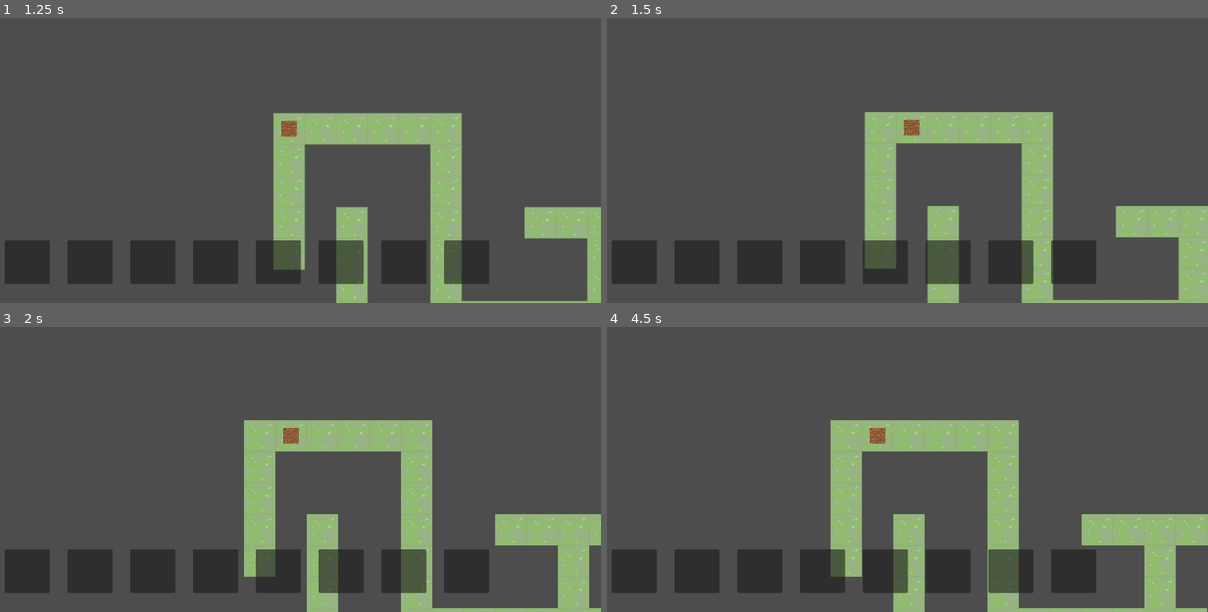
Above: before the commit, frames 1-4 (two rows, left to right).
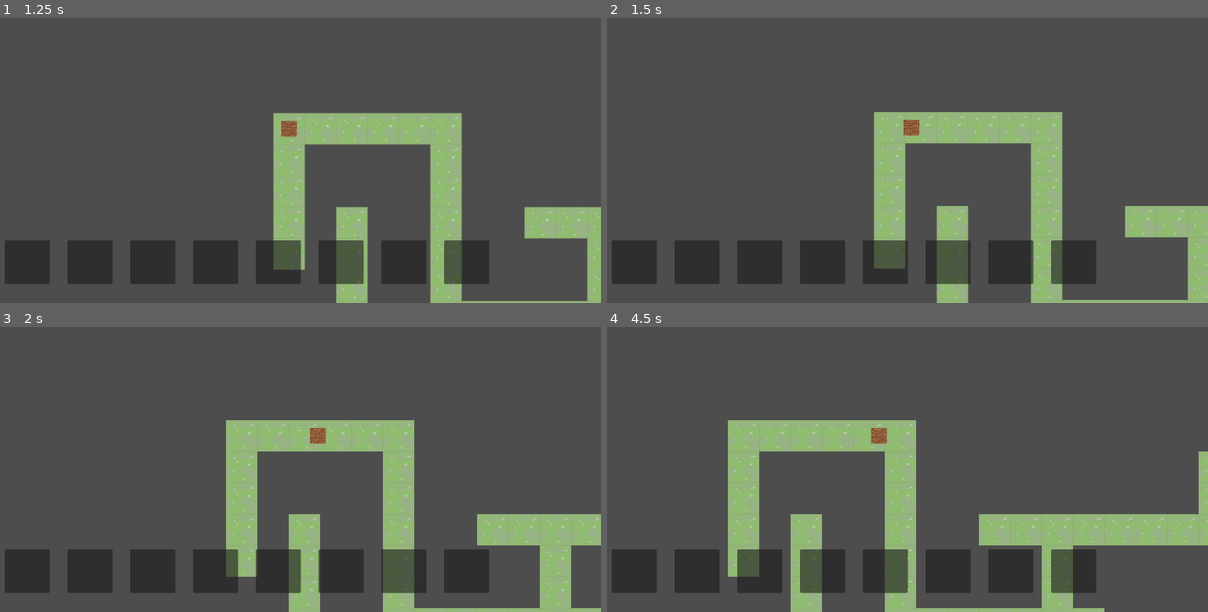
Above: after the commit, the same moments.

Repository: Flash-Night/ld58
Game: Godot game, scene res://main.tscn
Two runs of this game, one before a commit and one after it. Both use one fixed random seed, a clock stepped at 60 frames per second and the inputs below.
Inputs:
- Up to frame 1 (1.25 s): click "START" at 0.5 s
- Up to frame 2 (1.5 s): hold Right (ui_right) from 1.28 s (still down)
- Up to frame 3 (2 s): keep holding Right (ui_right)
- Up to frame 4 (4.5 s): release Right (ui_right) at 2.03 s; hold Down (ui_down) 2.03-2.78 s; hold Right (ui_right) 2.78-3.53 s; hold Up (ui_up) 3.53-4.28 s; hold Left (ui_left) from 4.28 s (still down)

Frame 1 is identical in both runs. In frame 2, 6.1% of the frame differs, in the area x 42-100%, y 32-100%; in frame 3, 11%; in frame 4, 19%, in the area x 20-100%, y 32-100%.

Commit message:
create monster layer

Diff:
--- a/game.tscn
+++ b/game.tscn
@@ -1,7 +1,8 @@
-[gd_scene load_steps=4 format=4 uid="uid://cppyyv1etyp1c"]
+[gd_scene load_steps=5 format=4 uid="uid://cppyyv1etyp1c"]
 
 [ext_resource type="TileSet" uid="uid://ct4qtskumin4" path="res://map/maptile.tres" id="1_80nbo"]
 [ext_resource type="PackedScene" uid="uid://crn883haovaie" path="res://player.tscn" id="1_e2o6t"]
+[ext_resource type="Script" uid="uid://4mgk2t02rju7" path="res://monster_layer.gd" id="2_fc0e3"]
 [ext_resource type="PackedScene" uid="uid://5rp7htiqtlyd" path="res://camera_ui.tscn" id="3_feb5d"]
 
 [node name="Game" type="Node2D"]
@@ -9,6 +10,10 @@
 [node name="Player" parent="." instance=ExtResource("1_e2o6t")]
 z_index = 1
 
+[node name="MonsterLayer" type="Node2D" parent="."]
+z_index = 1
+script = ExtResource("2_fc0e3")
+
 [node name="Map" type="TileMapLayer" parent="."]
 tile_map_data = PackedByteArray("AAAAAAAAAAAAAAAAAAABAAAAAAAAAAAAAAACAAAAAAAAAAAAAAADAAAAAAAAAAAAAAAEAAAAAAAAAAAAAAAFAA …(848 unchanged characters)…
 tile_set = ExtResource("1_80nbo")
--- /dev/null
+++ b/monster.gd
@@ -0,0 +1 @@
+extends Node2D
--- /dev/null
+++ b/monster.tscn
@@ -0,0 +1,6 @@
+[gd_scene load_steps=2 format=3 uid="uid://canlrp32scija"]
+
+[ext_resource type="Script" uid="uid://sokpu5qrhrvu" path="res://monster.gd" id="1_s3gyj"]
+
+[node name="Monster" type="Node2D"]
+script = ExtResource("1_s3gyj")
--- /dev/null
+++ b/monster_layer.gd
@@ -0,0 +1,8 @@
+extends Node2D
+
+var monsterList:Array
+var monsterDict:Dictionary
+
+func _ready() -> void:
+	monsterList = []
+	monsterDict = {}
--- a/player.gd
+++ b/player.gd
@@ -3,24 +3,32 @@
 var animation:AnimatedSprite2D
 var map:TileMapLayer
 var pos:Vector2i
+var speed = 4
+
+var state:int
 
 
 func _ready() -> void:
 	#animation = get_node("Animation")
 	map = get_parent().get_node("Map")
 	pos = Vector2i(0,0)
+	state = 0
 	self.position.x = 32
 	self.position.y = 32
 
 func  _process(_delta: float) -> void:
-	if Input.is_action_just_pressed("ui_left"):
-		move("left")
-	if Input.is_action_just_pressed("ui_right"):
-		move("right")
-	if Input.is_action_just_pressed("ui_up"):
-		move("back")
-	if Input.is_action_just_pressed("ui_down"):
-		move("front")
+	if state == 0:
+		if Input.is_action_pressed("ui_left"):
+			move("left")
+		elif Input.is_action_pressed("ui_right"):
+			move("right")
+		elif Input.is_action_pressed("ui_up"):
+			move("back")
+		elif Input.is_action_pressed("ui_down"):
+			move("front")
+	elif state == 1:
+		moving()
+
 
 func move(direction:String) -> void:
 	var targetpos = Vector2i(pos.x,pos.y)
@@ -36,5 +44,26 @@
 	var cellID = map.get_cell_source_id(targetpos)
 	if cellID == 0:
 		pos = targetpos
-		self.position.x = pos.x * 64 + 32
-		self.position.y = pos.y * 64 + 32
+		state = 1
+
+func moving() -> void:
+	var _posx = pos.x * 64 + 32
+	var _posy = pos.y * 64 + 32
+	var dx = _posx - self.position.x
+	var dy = _posy - self.position.y
+	if dx < -speed:
+		self.position.x -= speed
+	elif dx > speed:
+		self.position.x += speed
+	else:
+		self.position.x = _posx
+		dx = 0
+	if dy < -speed:
+		self.position.y -= speed
+	elif dy > speed:
+		self.position.y += speed
+	else:
+		self.position.y = _posy
+		dy = 0
+	if dx == 0 and dy == 0:
+		state = 0
--- a/project.godot
+++ b/project.godot
@@ -13,6 +13,7 @@
 config/name="ld58"
 run/main_scene="uid://dt4nq0nkmjiit"
 config/features=PackedStringArray("4.5", "Mobile")
+run/max_fps=60
 config/icon="res://icon.svg"
 
 [display]
Not shown, added: monster.gd.uid
Not shown, added: monster_layer.gd.uid
Not shown: 1 places in monster_using.tscn that only renumber resources
